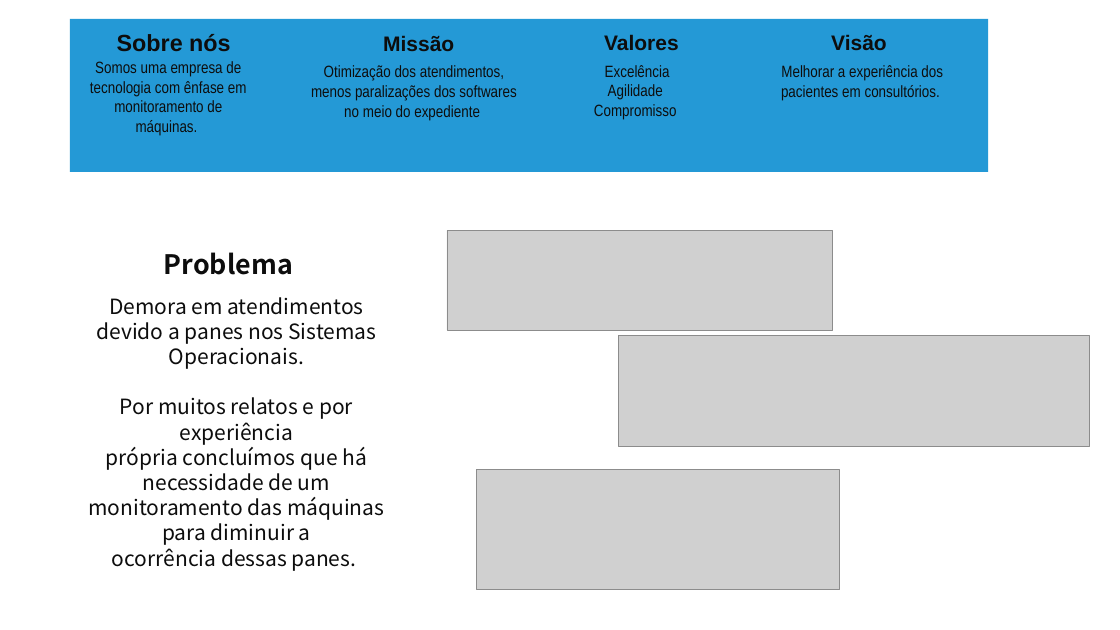
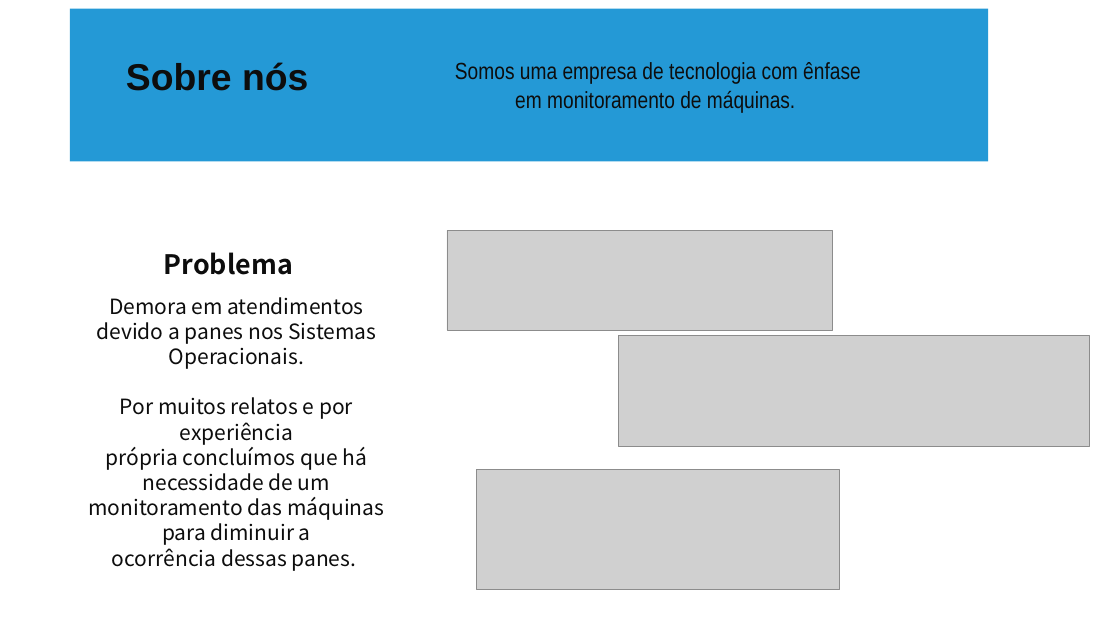
Before and after one commit to 2ADSC-Grupo9-HSO/Documentacao, a slide deck: slide 5 of Apresentações PPT/HSO-Sprint3.pptx. Drawn at 1120x630 pixels with LibreOffice and Linux fonts; fonts in the diff are those of the drawing; grey boxes stand for pictures. Boxes give left, top, right and bottom in pixels: in the first picture for what was removed or moved away, otherwise in the second. Text is boxed around its words. In the diff, an @@ line names an element or a change of style, - is before the commit and + after.

Commit message:
att ppt

```diff
--- a/Apresentações PPT/HSO-Sprint3.pptx
+++ b/Apresentações PPT/HSO-Sprint3.pptx
@@ rectangle: place and size @@
-rectangle at box(70, 19, 988, 172)
+rectangle at box(70, 8, 988, 161)
@@ text "Sobre nós": place and size @@
-text "Sobre nós" at box(117, 34, 231, 52)
+text "Sobre nós" at box(126, 62, 308, 91)
@@ text "Sobre nós" at box(126, 62, 308, 91): size 20 to 32 pt @@
@@ text removed at box(383, 35, 454, 51) @@
-Missão
@@ text "Somos uma empresa de tecnologia ...": place and size @@
-text "Somos uma empresa de tecnologia ..." at box(90, 61, 247, 135)
+text "Somos uma empresa de tecnologia ..." at box(455, 62, 861, 113)
@@ text "Somos uma empresa de tecnologia ..." at box(455, 62, 861, 113): size 14 to 20 pt @@
@@ text removed at box(604, 34, 679, 50) @@
-Valores
@@ text removed at box(831, 34, 887, 50) @@
-Visão
@@ text removed at box(311, 65, 516, 120) @@
-Otimização dos atendimentos, menos paralizações dos softwares no meio do expediente
@@ text removed at box(594, 65, 677, 119) @@
-Excelência
-Agilidade
-Compromisso
@@ text removed at box(781, 65, 943, 100) @@
-Melhorar a experiência dos pacientes em consultórios.
```
Also in this commit, not shown: 1 other slide changed, 2 slides removed.
